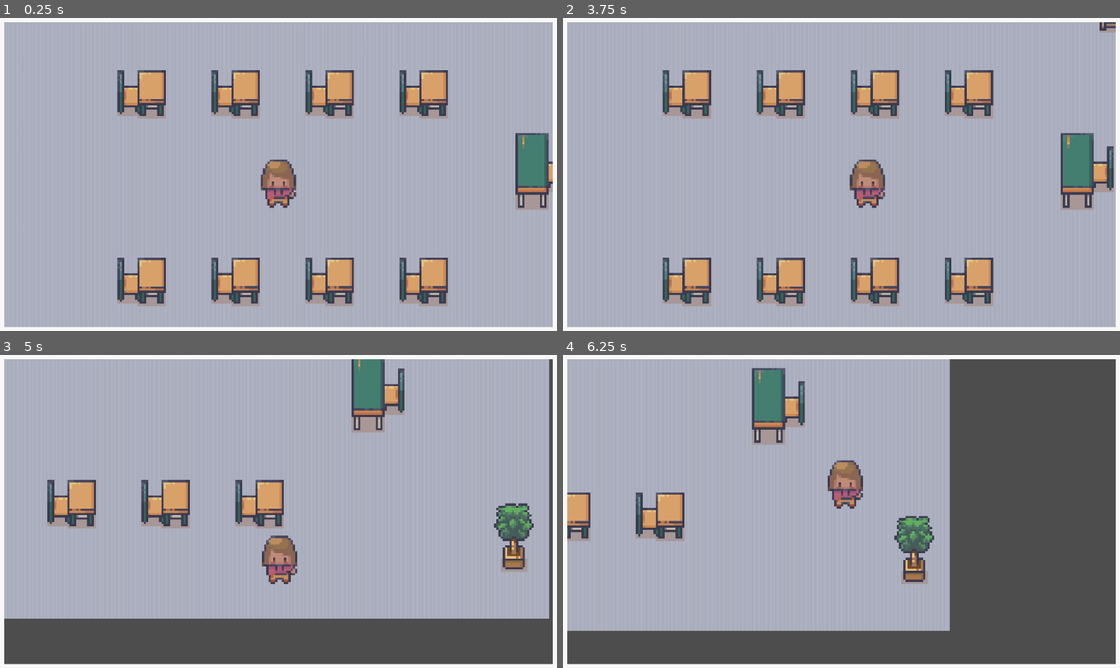
Above: before the commit, frames 1-4 (two rows, left to right).
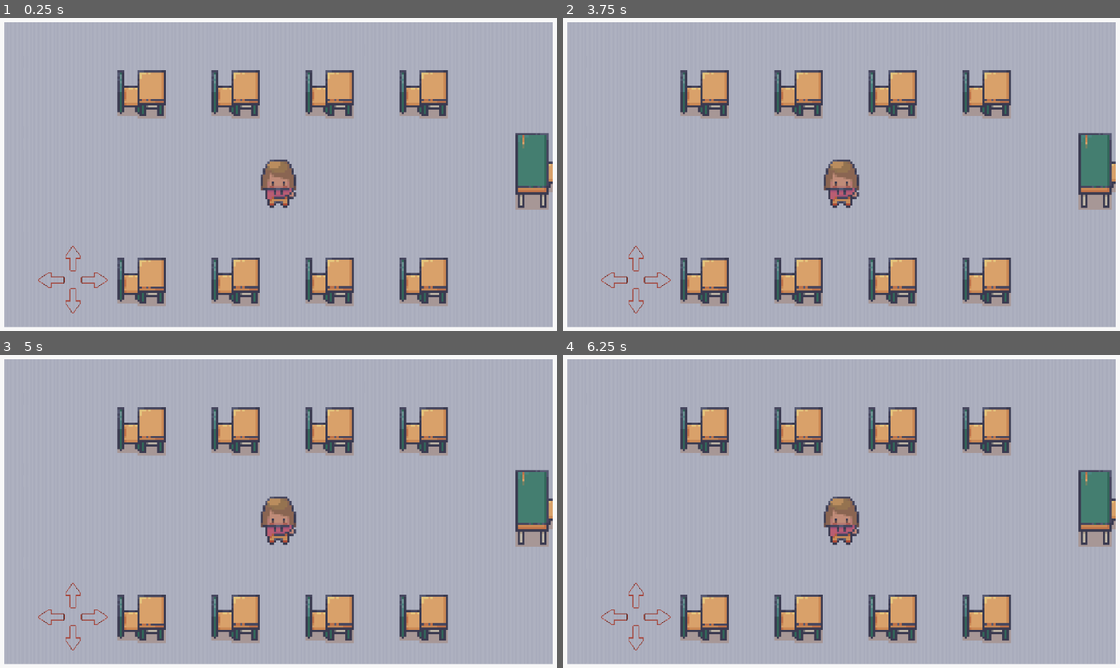
Above: after the commit, the same moments.

Repository: pr-th/D_Game
Game: Godot game, scene res://Scenes/classroom.tscn
The game is run twice, just before and just after one commit, with the same random seed, the same clock (stepped at 60 frames per second) and the same inputs. This scene is started directly instead of the project's main scene.
Inputs (mouse positions are in pixels of both pictures, inside the frame that each line leads up to):
- Up to frame 1 (0.25 s): no input
- Up to frame 2 (3.75 s): click (635, 259) at 0.52 s; click (635, 299) at 1.27 s; click (657, 280) at 2.02 s; click (613, 280) at 2.77 s; tap Enter at 3.5 s; hold Right (ui_right) from 3.53 s (still down)
- Up to frame 3 (5 s): release Right (ui_right) at 4.28 s; hold Down (ui_down) from 4.28 s (still down)
- Up to frame 4 (6.25 s): release Down (ui_down) at 5.03 s; hold Right (ui_right) 5.03-5.78 s; hold Up (ui_up) from 5.78 s (still down)

The runs differ from the first frame. In frame 1, 0.2% of the frame differs, in the area x 6-20%, y 72-95%; in frame 2, 15%; in frame 3, 30%; in frame 4, 47%, in the area x 0-100%, y 1-99%.

Commit message:
control trial

Diff:
--- a/Scenes/mobile-screen.tscn
+++ b/Scenes/mobile-screen.tscn
@@ -1,25 +1,59 @@
-[gd_scene load_steps=2 format=4 uid="uid://80twmfosa2l1"]
+[gd_scene load_steps=5 format=4 uid="uid://80twmfosa2l1"]
 
 [ext_resource type="TileSet" uid="uid://bsjsyi1qdiko" path="res://Assets/blocks.tres" id="1_5tyyg"]
+[ext_resource type="Script" uid="uid://k2dumrhmg1pm" path="res://Scenes/mobile_screen.gd" id="1_aq7k0"]
+[ext_resource type="Texture2D" uid="uid://dm8vfdywo0eu" path="res://Assets/arrow_conrol.png" id="2_u5vef"]
+[ext_resource type="Texture2D" uid="uid://btdu5g355lpcn" path="res://Assets/arrow_conrol_laid.png" id="4_b6by1"]
 
 [node name="CanvasLayer" type="CanvasLayer"]
+script = ExtResource("1_aq7k0")
+metadata/_edit_vertical_guides_ = [140.0, 172.0]
+metadata/_edit_horizontal_guides_ = [526.0, 560.0]
 
 [node name="levelborder" type="TileMapLayer" parent="."]
 tile_map_data = PackedByteArray("AAAAAAAAAQAZAAcAAAAAAAEAAQAZAAcAAAAAAAIAAQAZAAcAAAAAAAMAAQAZAAcAAAAAAAQAAQAZAAcAAAAAAA …(3472 unchanged characters)…
 tile_set = ExtResource("1_5tyyg")
 
-[node name="UpButton" type="TouchScreenButton" parent="."]
-position = Vector2(152, 479)
-action = "move_up"
+[node name="up" type="TextureButton" parent="."]
+offset_left = 114.0
+offset_top = 461.0
+offset_right = 199.0
+offset_bottom = 541.0
+texture_normal = ExtResource("2_u5vef")
+ignore_texture_size = true
+stretch_mode = 0
 
-[node name="LeftButton" type="TouchScreenButton" parent="."]
-position = Vector2(98, 539)
-action = "move-left"
+[node name="down" type="TextureButton" parent="."]
+offset_left = 114.0
+offset_top = 545.0
+offset_right = 199.0
+offset_bottom = 625.0
+texture_normal = ExtResource("2_u5vef")
+ignore_texture_size = true
+stretch_mode = 0
+flip_v = true
 
-[node name="DownButton" type="TouchScreenButton" parent="."]
-position = Vector2(155, 590)
-action = "move_down"
+[node name="right" type="TextureButton" parent="."]
+offset_left = 156.0
+offset_top = 501.0
+offset_right = 241.0
+offset_bottom = 587.0
+texture_normal = ExtResource("4_b6by1")
+ignore_texture_size = true
+stretch_mode = 0
 
-[node name="RightButton" type="TouchScreenButton" parent="."]
-position = Vector2(207, 535)
-action = "move_right"
+[node name="left" type="TextureButton" parent="."]
+offset_left = 71.0
+offset_top = 501.0
+offset_right = 156.0
+offset_bottom = 587.0
+texture_normal = ExtResource("4_b6by1")
+ignore_texture_size = true
+stretch_mode = 0
+flip_h = true
+
+[connection signal="pressed" from="up" to="." method="_on_up_pressed"]
+[connection signal="pressed" from="down" to="." method="_on_down_pressed"]
+[connection signal="pressed" from="down" to="." method="_on_texture_button_pressed"]
+[connection signal="pressed" from="right" to="." method="_on_texture_button_pressed"]
+[connection signal="pressed" from="left" to="." method="_on_texture_button_pressed"]
--- /dev/null
+++ b/Scenes/mobile_screen.gd
@@ -0,0 +1,8 @@
+extends CanvasLayer
+
+func _on_up_pressed() -> void:
+	pass # Replace with function body.
+
+
+func _on_down_pressed() -> void:
+	pass # Replace with function body.
--- a/Scripts/amulya.gd
+++ b/Scripts/amulya.gd
@@ -1,22 +1,44 @@
 extends CharacterBody2D
 
 const SPEED = 300.0
+var input_vector := Vector2.ZERO
 
 func _physics_process(delta: float) -> void:
-	var input_vector = Vector2.ZERO
-
-	# Movement inputs (replace with your own action names if needed)
-	if Input.is_action_pressed("ui_right"):
-		input_vector.x += 1
-	if Input.is_action_pressed("ui_left"):
-		input_vector.x -= 1
-	if Input.is_action_pressed("ui_down"):
-		input_vector.y += 1
-	if Input.is_action_pressed("ui_up"):
-		input_vector.y -= 1
-
-	# Normalize so diagonal movement isn't faster
-	input_vector = input_vector.normalized()
-
 	velocity = input_vector * SPEED
 	move_and_slide()
+
+
+# --- Up Button ---
+func _on_up_button_down() -> void:
+	input_vector.y = -1
+
+func _on_up_button_up() -> void:
+	if input_vector.y == -1:
+		input_vector.y = 0
+
+
+# --- Down Button ---
+func _on_down_button_down() -> void:
+	input_vector.y = 1
+
+func _on_down_button_up() -> void:
+	if input_vector.y == 1:
+		input_vector.y = 0
+
+
+# --- Left Button ---
+func _on_left_button_down() -> void:
+	input_vector.x = -1
+
+func _on_left_button_up() -> void:
+	if input_vector.x == -1:
+		input_vector.x = 0
+
+
+# --- Right Button ---
+func _on_right_button_down() -> void:
+	input_vector.x = 1
+
+func _on_right_button_up() -> void:
+	if input_vector.x == 1:
+		input_vector.x = 0
--- a/Scripts/game.tscn
+++ b/Scripts/game.tscn
@@ -2,7 +2,10 @@
 
 [ext_resource type="PackedScene" uid="uid://cqv4sbsaj5pld" path="res://Scenes/main_menu.tscn" id="2_ldmh8"]
 
-[node name="Game" type="Node2D"]
+[node name="Control" type="Control"]
+layout_mode = 3
+anchors_preset = 0
+offset_right = 40.0
+offset_bottom = 40.0
 
 [node name="MainMenu" parent="." instance=ExtResource("2_ldmh8")]
-position = Vector2(2, -1)
Binary file added: Assets/arrow_conrol.png
Not shown, added: Assets/arrow_conrol.png.import
Binary file added: Assets/arrow_conrol_laid.png
Not shown, added: Assets/arrow_conrol_laid.png.import
Not shown, added: Scenes/mobile_screen.gd.uid
